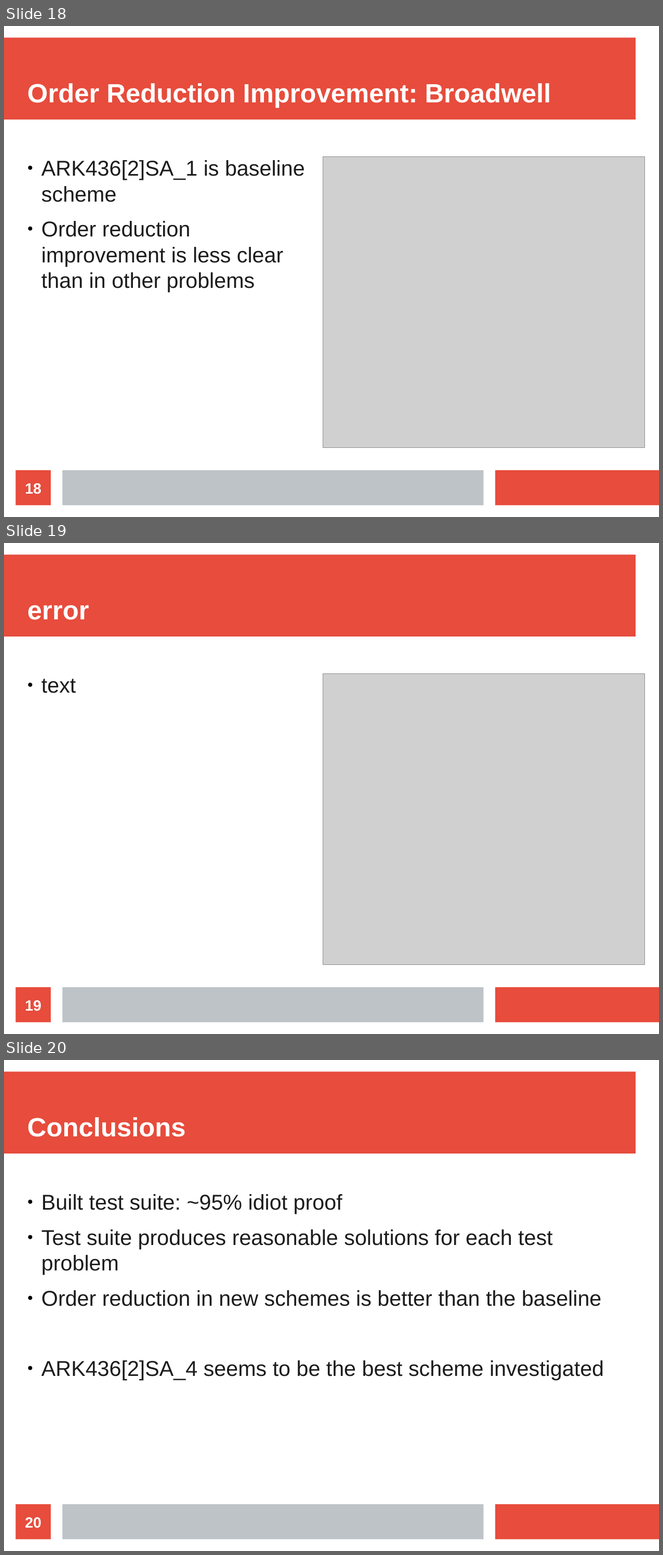
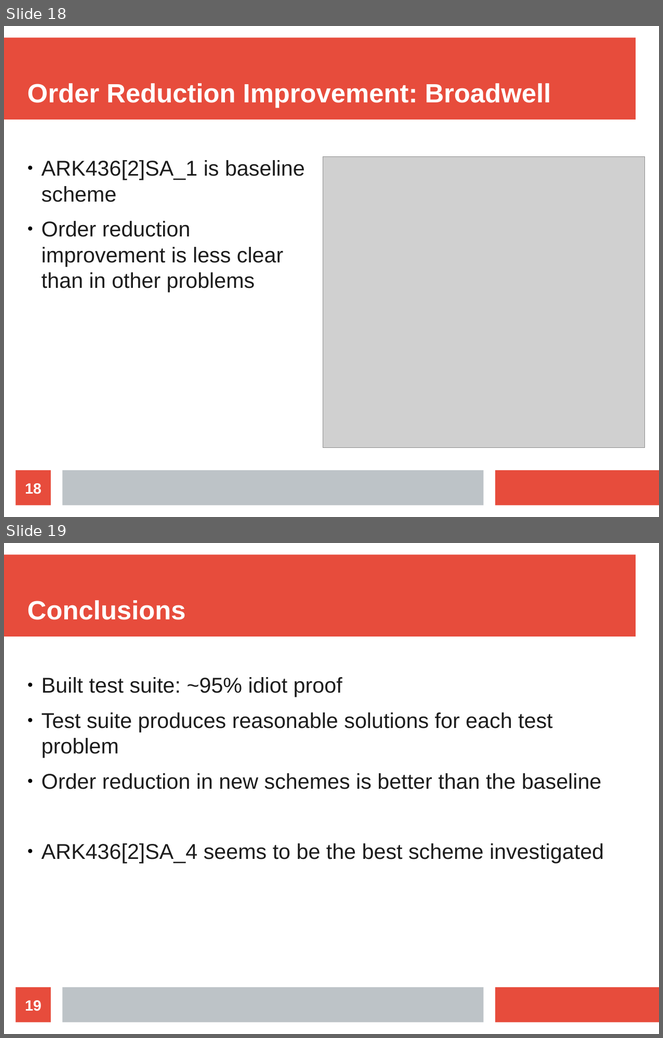
Before and after one commit to AndrewLCarpenter/runge-kutta-test, a slide deck: presentation.odp. Shown one above the other, each under a label of ours: slides 18, 19 and 20 before the commit, slides 18 and 19 after it. The pictures are 663x1555 and 663x1038 pixels, drawn with LibreOffice and Linux fonts; fonts in the diff are those of the drawing; grey boxes stand for pictures. Boxes give left, top, right and bottom in pixels: in the first picture for what was removed or moved away, otherwise in the second. Text is boxed around its words. In the diff, an @@ line names an element or a change of style, - is before the commit and + after.

```diff
--- a/presentation.odp
+++ b/presentation.odp
@@ slide 19 removed at (4,543,659,1034), background #FFFFFF; not listed: 3 template elements that a slide beside it also shows @@
@@ title removed at (27,605,89,620) @@
-error
@@ text removed at (41,679,76,693) @@
-● text
@@ picture removed at (323,674,646,965) @@
@@ page number removed at (16,988,51,1023) @@
-19
@@ what was slide 20 is now slide 19 @@
@@ page number at (25,1001,41,1012): text changed @@
-20
+19
```
Also in this commit, not shown: 7 slides changed, 1 slide added, 5 other files.
